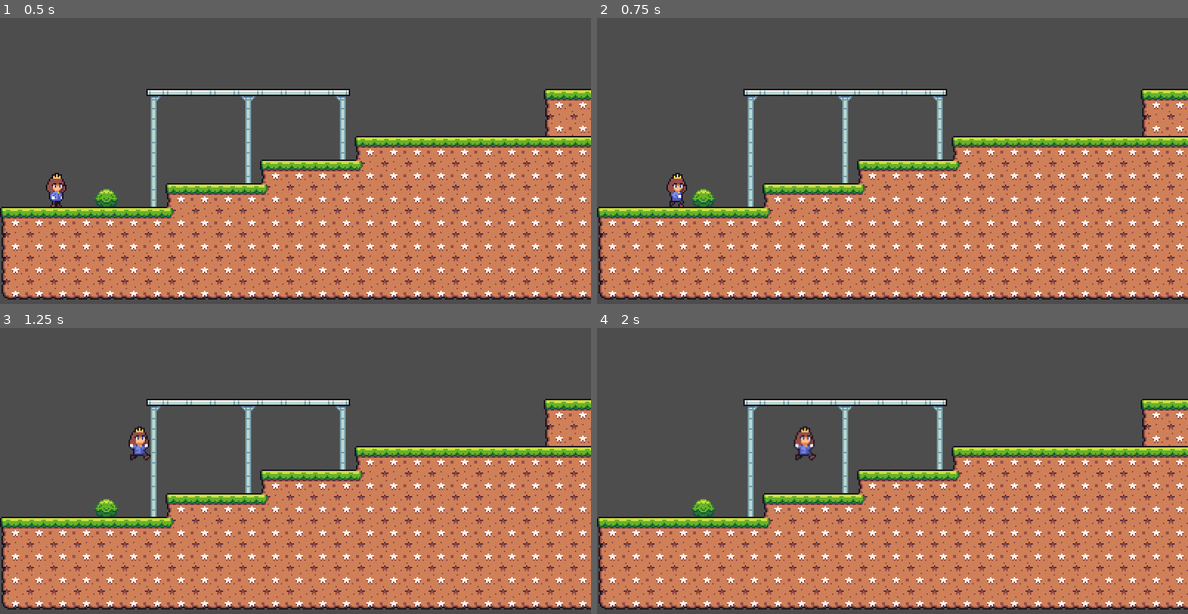
Above: before the commit, frames 1-4 (two rows, left to right).
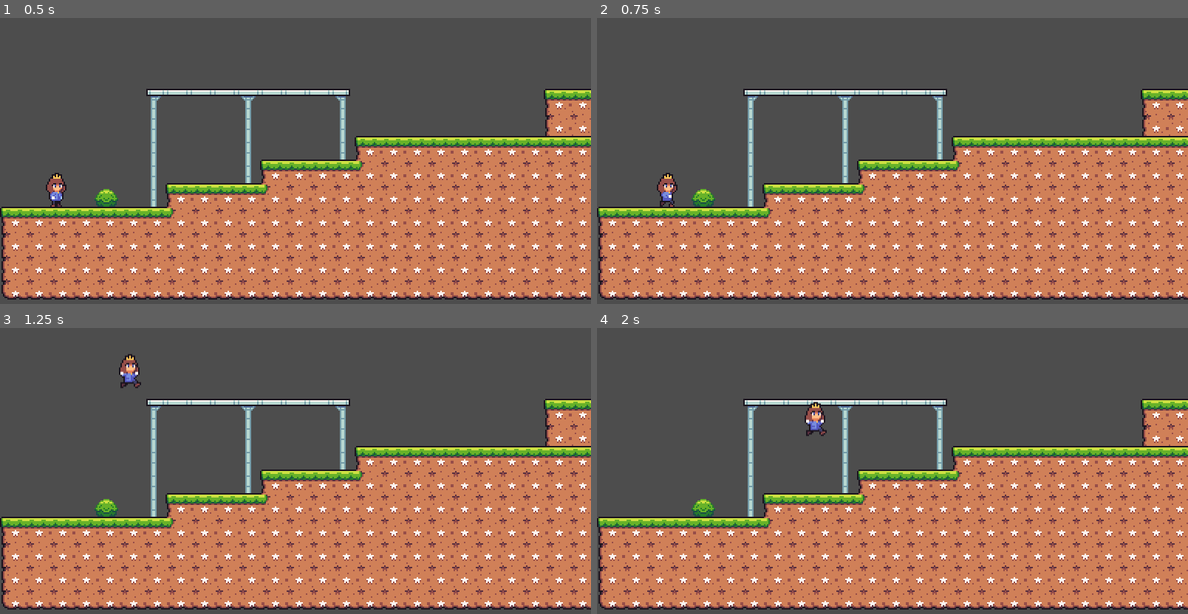
Above: after the commit, the same moments.

Repository: ThiTarantino/SuperLoveRun
Game: Godot game, scene res://Scene/player.tscn
The game is run twice, just before and just after one commit, with the same random seed, the same clock (stepped at 60 frames per second) and the same inputs.
Inputs:
- Up to frame 1 (0.5 s): no input
- Up to frame 2 (0.75 s): hold D (right) from 0.53 s (still down); hold S (duck) from 0.53 s (still down)
- Up to frame 3 (1.25 s): keep holding D (right); keep holding S (duck); tap Space (jump) at 0.77, 0.8, 1.07 s
- Up to frame 4 (2 s): keep holding D (right); release S (duck) at 1.28 s; tap Space (jump) at 1.35, 1.52, 1.82 s; tap S (duck) at 1.55 s

Frame 1 is identical in both runs. In frame 2, 0.4% of the frame differs, in the area x 10-16%, y 54-66%; in frame 3, 0.6%, in the area x 20-26%, y 9-47%; in frame 4, 0.6%.

Commit message:
Adicionado pulo duplo

Diff:
--- a/Scripts/personagem.gd
+++ b/Scripts/personagem.gd
@@ -3,14 +3,25 @@
 	idle,
 	walk,
 	jump,
-	duck
+	fall,
+	duck,
+	slide
 }
 @onready var anim: AnimatedSprite2D = $AnimatedSprite2D
+@onready var collision_shape: CollisionShape2D = $CollisionShape2D
 
-const SPEED = 80.0
+@export var max_speed = 80.0
+@export var acceleration = 450
+@export var decceleration = 700
+@export var slide_decceleration = 40
 const JUMP_VELOCITY = -300.0
 
+var jump_count = 0
+@export var max_jump_count = 2
+var direction = 0
 var status: PlayerState
+
+
 
 func _ready() -> void:
 	go_to_idle_state()
@@ -21,13 +32,17 @@
 
 	match status:
 		PlayerState.idle:
-			idle_state()
+			idle_state(delta)
 		PlayerState.walk:
-			walk_state()
+			walk_state(delta)
 		PlayerState.jump:
-			jump_state()
+			jump_state(delta)
+		PlayerState.fall:
+			fall_state(delta)
 		PlayerState.duck:
-			duck_state()
+			duck_state(delta)
+		PlayerState.slide:
+			slide_state(delta)
 
 	move_and_slide()
 
@@ -42,12 +57,27 @@
 	status = PlayerState.jump
 	anim.play("jump")
 	velocity.y = JUMP_VELOCITY
+	jump_count += 1
+func go_to_fall_state():
+	status = PlayerState.fall
+	anim.play("fall")
 func go_to_duck_state():
 	status = PlayerState.duck
 	anim.play("duck")
+	set_small_collider()
+func go_to_slide_state():
+	status = PlayerState.slide
+	anim.play("slide")
+	set_small_collider()
 
-func idle_state():
-	move()
+func exit_from_duck_state():
+	set_large_collider()
+func exit_from_slide_state():
+	set_large_collider()
+
+
+func idle_state(delta):
+	move(delta)
 	if velocity.x !=0:
 		go_to_walk_state()
 		return
@@ -57,38 +87,82 @@
 	if Input.is_action_pressed("duck"):
 		go_to_duck_state()
 		return
-
-func walk_state():
-	move()
+func walk_state(delta):
+	move(delta)
 	if velocity.x ==0:
 		go_to_idle_state()
 		return
 	if Input.is_action_just_pressed("jump"):
 		go_to_jump_state()
 		return
-func jump_state():
-	move()
+	if Input.is_action_just_pressed("duck"):
+		go_to_slide_state()
+		return
+	if !is_on_floor():
+		jump_count += 1
+		go_to_fall_state()
+		return
+func jump_state(delta):
+	move(delta)
+	if Input.is_action_just_pressed("jump") && can_jump():
+		go_to_jump_state()
+		return
+	if velocity.y > 0:
+		go_to_fall_state()
+	return
+func fall_state(delta):
+	move(delta)
+	if Input.is_action_just_pressed("jump") && can_jump():
+		go_to_jump_state()
+		return
 	if is_on_floor():
+		jump_count = 0
 		if velocity.x ==0:
 			go_to_idle_state()
 		else:
 			go_to_walk_state()
 		return
-func duck_state():
-	move()
+func duck_state(_delta):
+	update_direction()
 	if Input.is_action_just_released("duck"):
+		exit_from_duck_state()
 		go_to_idle_state()
 		return
+func slide_state(delta):
+	velocity.x = move_toward(velocity.x, 0, slide_decceleration * delta )
+	if Input.is_action_just_released("duck"):
+		exit_from_slide_state()
+		go_to_walk_state()
+		return
+	if velocity.x == 0:
+		exit_from_slide_state()
+		go_to_duck_state()
+		return
+
+func move(delta):
+	update_direction()
+
+	if direction:
+		velocity.x = move_toward(velocity.x,direction * max_speed, acceleration * delta)
+
+	else:
+		velocity.x = move_toward(velocity.x, 0, decceleration * delta)
 
 
-
-func move():
-	var direction := Input.get_axis("left", "right")
-	if direction:
-		velocity.x = direction * SPEED
-	else:
-		velocity.x = move_toward(velocity.x, 0, SPEED)
+func update_direction():
+	direction = Input.get_axis("left", "right")
 	if direction < 0 :
 		anim.flip_h = true
 	elif direction > 0:
 		anim.flip_h = false
+
+func can_jump() -> bool:
+	return jump_count < max_jump_count
+func set_small_collider():
+	collision_shape.shape.radius = 5
+	collision_shape.shape.height = 8
+	collision_shape.position.y = 11
+func set_large_collider():
+	collision_shape.shape.radius = 5
+	collision_shape.shape.height = 22
+	collision_shape.position.y = 4
--- a/entidades/player.tscn
+++ b/entidades/player.tscn
@@ -1,9 +1,10 @@
-[gd_scene load_steps=19 format=3 uid="uid://blushqas4u821"]
+[gd_scene load_steps=20 format=3 uid="uid://blushqas4u821"]
 
 [ext_resource type="Script" uid="uid://crtlgja1dq7kb" path="res://Scripts/personagem.gd" id="1_le3lr"]
 [ext_resource type="Texture2D" uid="uid://bs225py0vkb4l" path="res://Sprites/3 - Princess Sera/Idle (16 x 32).png" id="2_11m8g"]
 [ext_resource type="Texture2D" uid="uid://ctvaqdldfb6u5" path="res://Sprites/3 - Princess Sera/pixil-frame-0 (9).png" id="2_opfg8"]
 [ext_resource type="Texture2D" uid="uid://co4gjncl0nd4l" path="res://Sprites/3 - Princess Sera/Jumping (16 x 32).png" id="3_0p7bn"]
+[ext_resource type="Texture2D" uid="uid://dd0adystklbv4" path="res://Sprites/3 - Princess Sera/pixil-frame-0 (10).png" id="3_2qu0p"]
 [ext_resource type="Texture2D" uid="uid://dp3bvs1ffdfh7" path="res://Sprites/3 - Princess Sera/Running (16 x 32).png" id="3_kp4u0"]
 
 [sub_resource type="CapsuleShape2D" id="CapsuleShape2D_iu0dc"]
@@ -66,6 +67,14 @@
 }, {
 "frames": [{
 "duration": 1.0,
+"texture": ExtResource("3_2qu0p")
+}],
+"loop": true,
+"name": &"fall",
+"speed": 5.0
+}, {
+"frames": [{
+"duration": 1.0,
 "texture": SubResource("AtlasTexture_kp4u0")
 }, {
 "duration": 1.0,
@@ -87,6 +96,14 @@
 }],
 "loop": true,
 "name": &"jump",
+"speed": 5.0
+}, {
+"frames": [{
+"duration": 1.0,
+"texture": ExtResource("2_opfg8")
+}],
+"loop": true,
+"name": &"slide",
 "speed": 5.0
 }, {
 "frames": [{
@@ -127,5 +144,5 @@
 [node name="AnimatedSprite2D" type="AnimatedSprite2D" parent="."]
 z_index = 1
 sprite_frames = SubResource("SpriteFrames_7y4ih")
-animation = &"duck"
+animation = &"slide"
 autoplay = "idle"
Binary file added: Sprites/3 - Princess Sera/pixil-frame-0 (10).png
Not shown, added: Sprites/3 - Princess Sera/pixil-frame-0 (10).png.import
